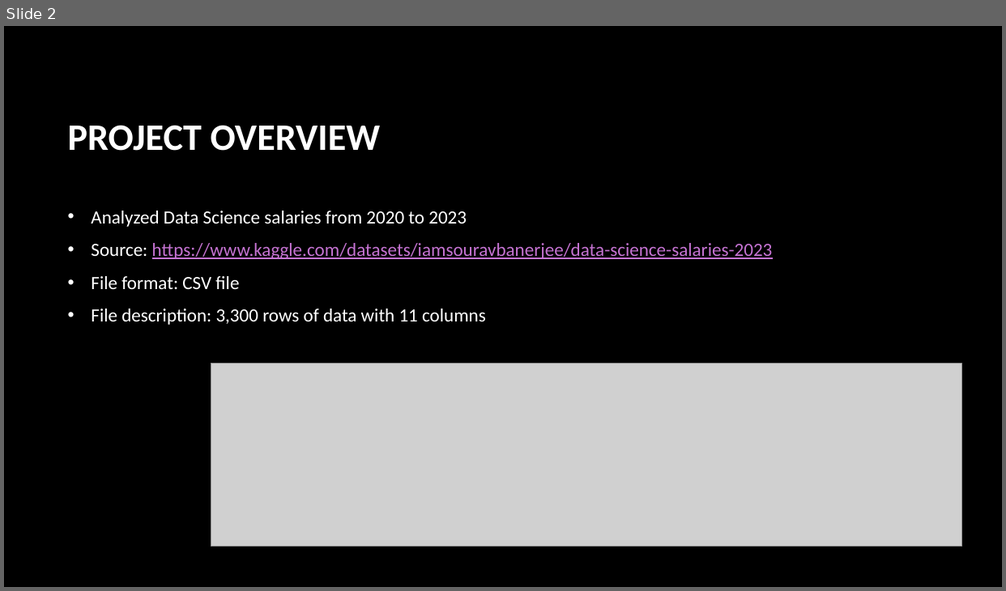
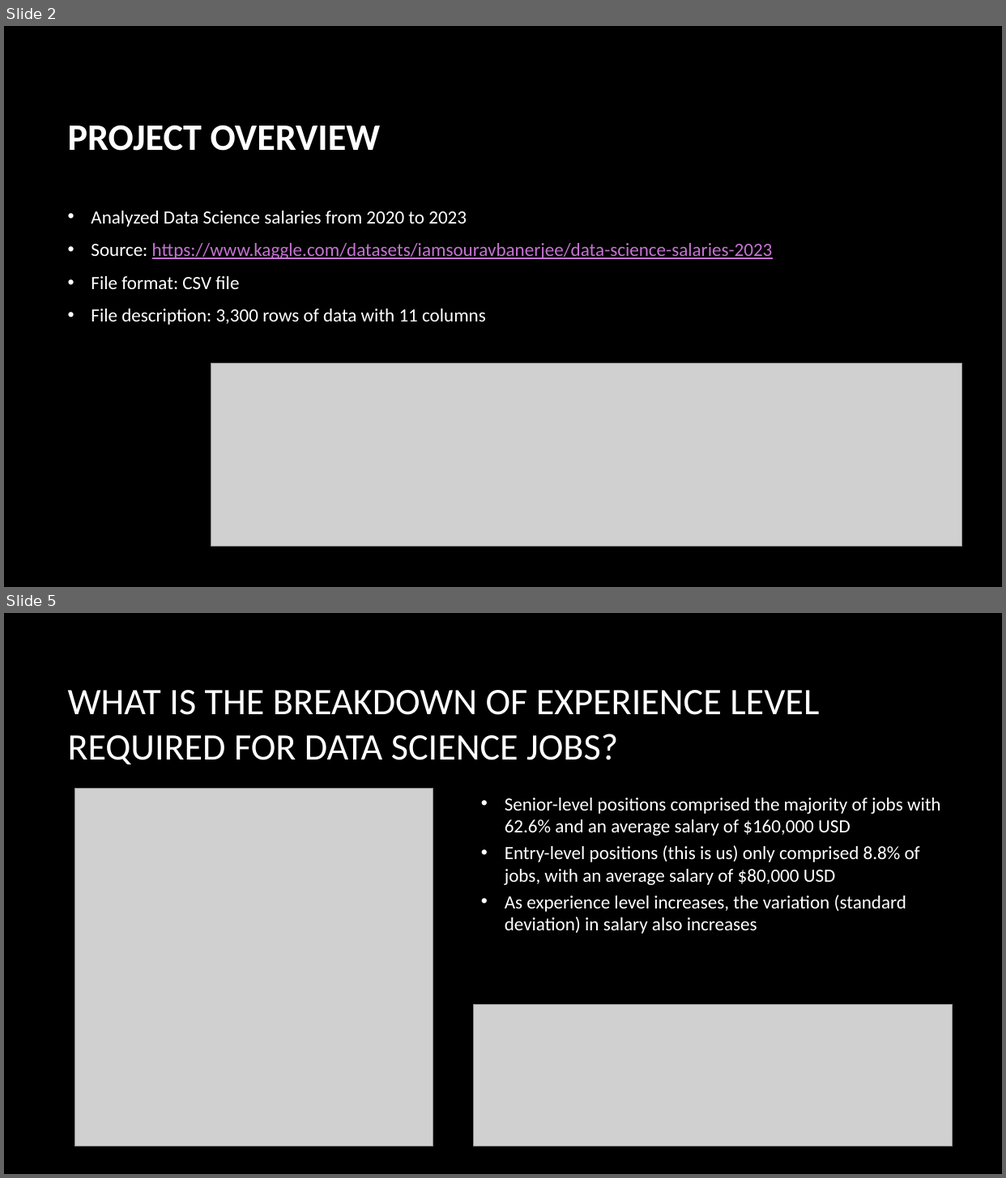
Before and after one commit to lathamlm/project-01, a slide deck: project_01_presentation.pptx. Shown one above the other, each under a label of ours: slide 2 before the commit, slides 2 and 5 after it; the slides between them are not shown. The pictures are 1006x591 and 1006x1178 pixels, drawn with LibreOffice and Linux fonts; fonts in the diff are those of the drawing; grey boxes stand for pictures; background and template pictures are left out. Boxes give left, top, right and bottom in pixels: in the first picture for what was removed or moved away, otherwise in the second. Text is boxed around its words. In the diff, an @@ line names an element or a change of style, - is before the commit and + after.

```diff
--- a/project_01_presentation.pptx
+++ b/project_01_presentation.pptx
@@ slide 5 added at (x1=4, y1=613, x2=1002, y2=1174), background picture (left out) @@
@@ title added at (x1=68, y1=690, x2=819, y2=764), 36 pt, text #FFFFFF @@
+WHAT IS THE BREAKDOWN OF EXPERIENCE LEVEL REQUIRED FOR DATA SCIENCE JOBS?
@@ picture added at (x1=74, y1=788, x2=432, y2=1146) @@
@@ text added at (x1=505, y1=798, x2=941, y2=934), 18 pt, text #FFFFFF @@
+• Senior-level positions comprised the majority of jobs with 62.6% and an average salary of $160,000 USD
+• Entry-level positions (this is us) only comprised 8.8% of jobs, with an average salary of $80,000 USD
+• As experience level increases, the variation (standard deviation) in salary also increases
@@ picture added at (x1=474, y1=1004, x2=953, y2=1147) @@
```
Also in this commit, not shown: 4 slides changed, 4 other slides added, 1 slide removed, 10 other files.
